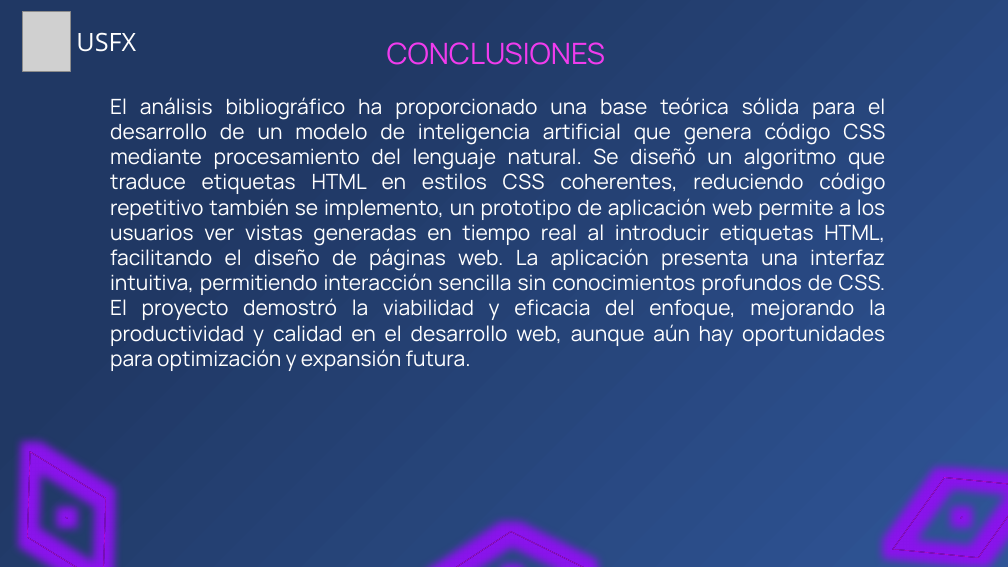
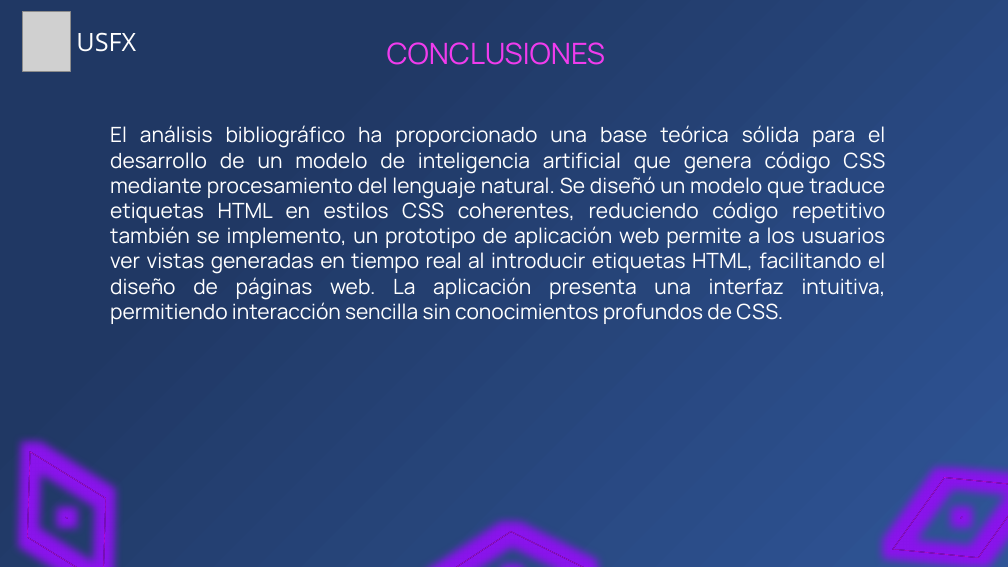
Before and after one commit to Zelechos/Generador-Css, a slide deck: slide 50 of documents/Presentación de Perfil - Modelo Generador CSS.pptx (slide 49 before the commit). Drawn at 1008x567 pixels with LibreOffice and Linux fonts; fonts in the diff are those of the drawing; grey boxes stand for pictures. Boxes give left, top, right and bottom in pixels: in the first picture for what was removed or moved away, otherwise in the second. Text is boxed around its words. In the diff, an @@ line names an element or a change of style, - is before the commit and + after.

```diff
--- a/documents/Presentación de Perfil - Modelo Generador CSS.pptx
+++ b/documents/Presentación de Perfil - Modelo Generador CSS.pptx
@@ text at (x1=110, y1=125, x2=886, y2=324): text changed @@
-El análisis bibliográfico ha proporcionado una base teórica sólida para el desarrollo de un modelo de inteligencia artificial que genera código CSS mediante procesamiento del lenguaje natural. Se diseñó un algoritmo que traduce etiquetas HTML en estilos CSS coherentes, reduciendo código repetitivo también se implemento, un prototipo de aplicación web permite a los usuarios ver vistas generadas en tiempo real al introducir etiquetas HTML, facilitando el diseño de páginas web. La aplicación presenta una interfaz intuitiva, permitiendo interacción sencilla sin conocimientos profundos de CSS. El proyecto demostró la viabilidad y eficacia del enfoque, mejorando la productividad y calidad en el desarrollo web, aunque aún hay oportunidades para optimización y expansión futura.
+El análisis bibliográfico ha proporcionado una base teórica sólida para el desarrollo de un modelo de inteligencia artificial que genera código CSS mediante procesamiento del lenguaje natural. Se diseñó un modelo que traduce etiquetas HTML en estilos CSS coherentes, reduciendo código repetitivo también se implemento, un prototipo de aplicación web permite a los usuarios ver vistas generadas en tiempo real al introducir etiquetas HTML, facilitando el diseño de páginas web. La aplicación presenta una interfaz intuitiva, permitiendo interacción sencilla sin conocimientos profundos de CSS.
```
Also in this commit, not shown: 8 other slides changed, 1 slide added.
